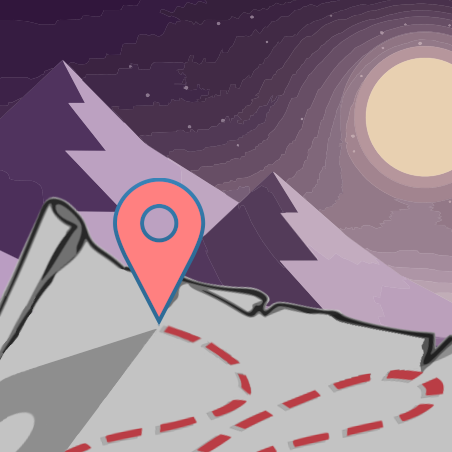
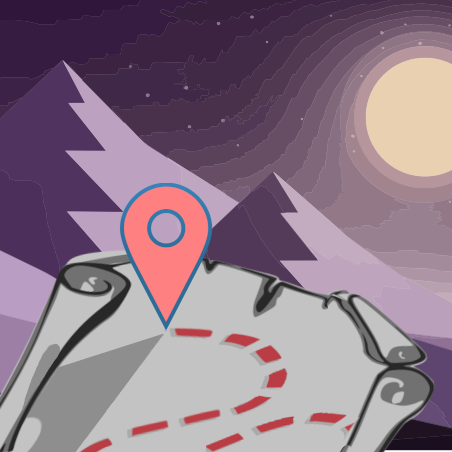
Comparing the layer stacks of the two w=452, h=452 images. Changes:
painted on "Marker" over (0, 178, 213, 452)
painted on "map 2" over (0, 195, 452, 452)
